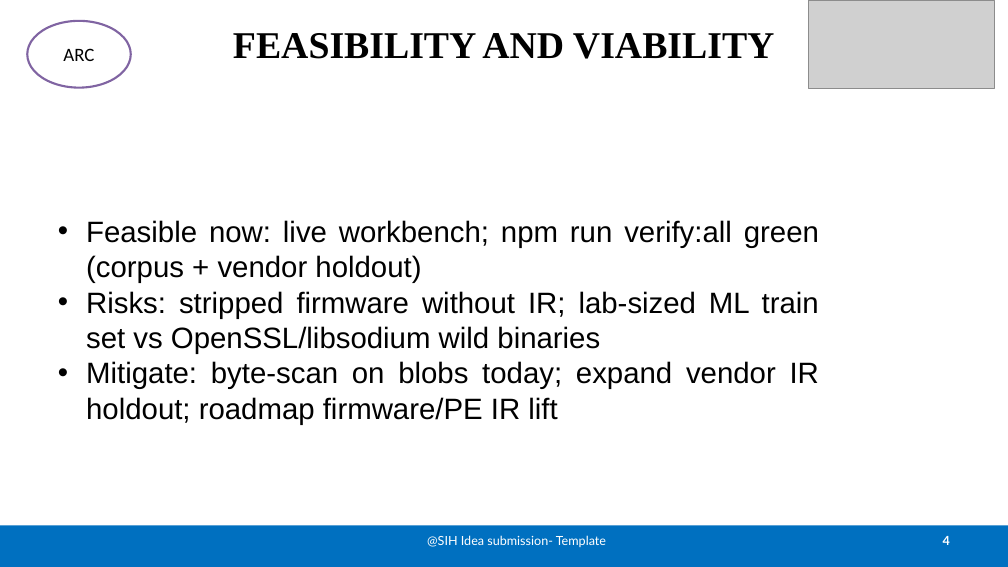
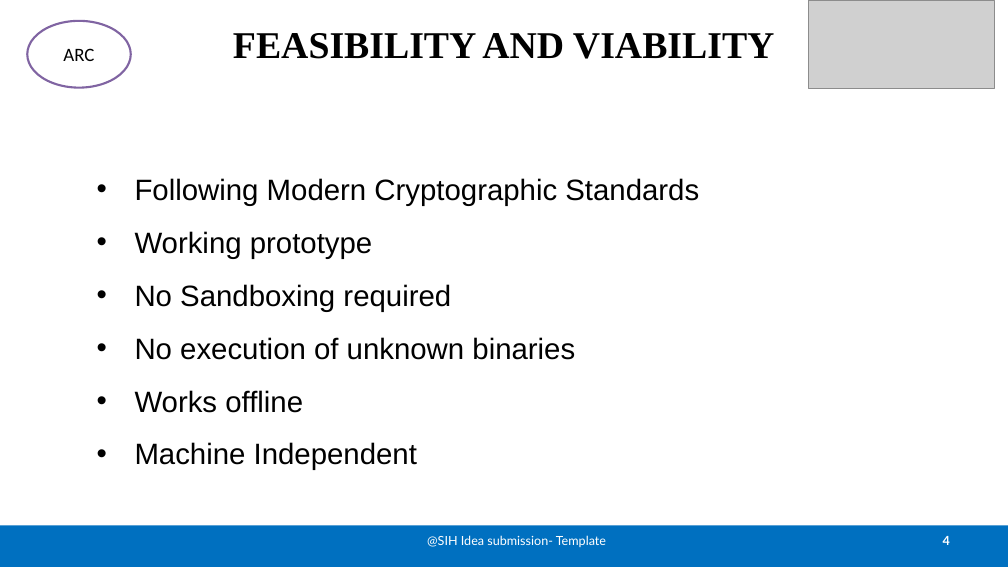
Before and after one commit to tomlin7/ECDAT, a slide deck: slide 4 of public/pitch/SIH26164-ECDAT-Idea-Presentation_2.pptx. Drawn at 1008x567 pixels with LibreOffice and Linux fonts; fonts in the diff are those of the drawing; grey boxes stand for pictures. Boxes give left, top, right and bottom in pixels: in the first picture for what was removed or moved away, otherwise in the second. Text is boxed around its words. In the diff, an @@ line names an element or a change of style, - is before the commit and + after.

```diff
--- a/public/pitch/SIH26164-ECDAT-Idea-Presentation_2.pptx
+++ b/public/pitch/SIH26164-ECDAT-Idea-Presentation_2.pptx
@@ text at (135, 178, 699, 470): text changed @@
-• Feasible now: live workbench; npm run verify:all green (corpus + vendor holdout)
-• Risks: stripped firmware without IR; lab-sized ML train set vs OpenSSL/libsodium wild binaries
-• Mitigate: byte-scan on blobs today; expand vendor IR holdout; roadmap firmware/PE IR lift
+  • Following Modern Cryptographic Standards
+  • Working prototype
+  • No Sandboxing required
+  • No execution of unknown binaries
+  • Works offline
+  • Machine Independent
```
Also in this commit, not shown: 4 other slides changed.
